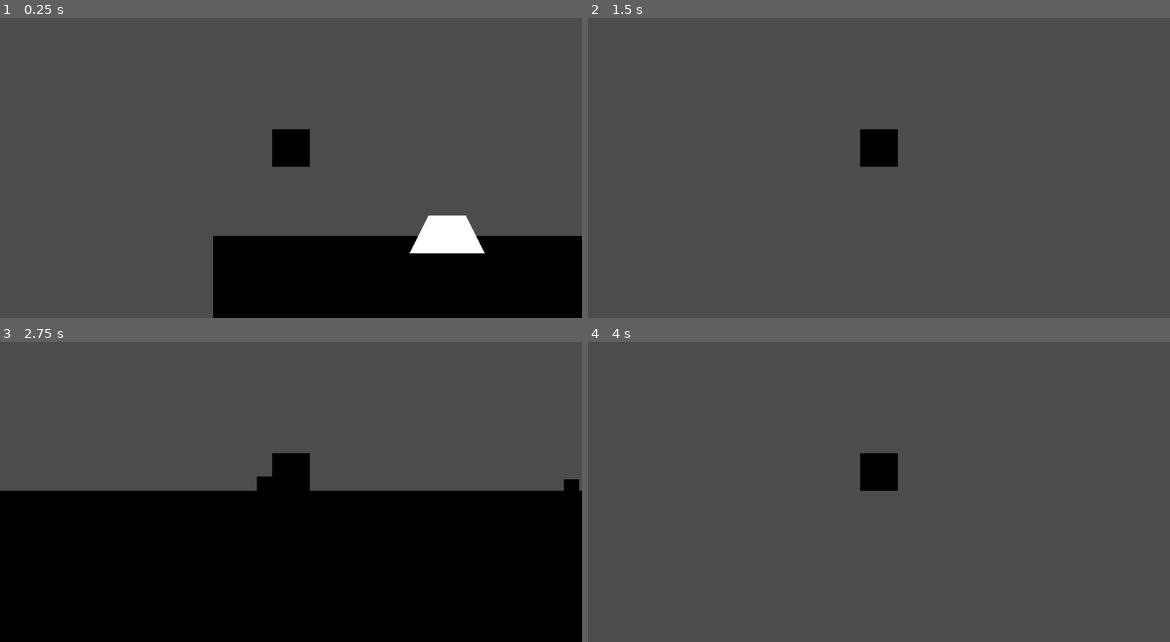
Above: before the commit, frames 1-4 (two rows, left to right).
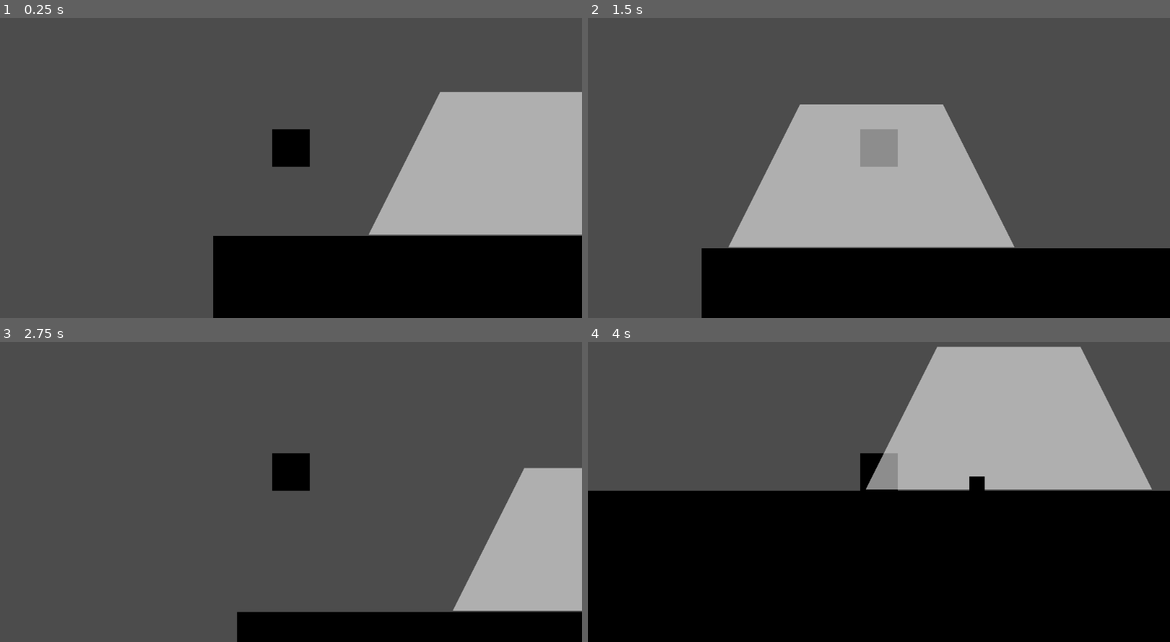
Above: after the commit, the same moments.

Repository: RavenJFelix/Square
Game: Godot game, scene res://testLevel/test.tscn
Same seed, same stepped clock (60 frames per second), same inputs: the game is played once before the commit and once after it. The project has no main scene, so this scene is started directly.
Inputs:
- Up to frame 1 (0.25 s): no input
- Up to frame 2 (1.5 s): hold Right (ui_right) from 0.53 s (still down); tap Up (ui_up) at 0.6, 0.77, 1.07, 1.35 s
- Up to frame 3 (2.75 s): tap Up (ui_up) at 1.52, 1.82, 2.1 s; release Right (ui_right) at 2.03 s; hold Left (ui_left) from 2.03 s (still down)
- Up to frame 4 (4 s): release Left (ui_left) at 2.78 s; hold Right (ui_right) from 2.78 s (still down); tap Up (ui_up) at 2.85, 3.02, 3.32, 3.6, 3.77 s

The runs differ from the first frame. In frame 1, 15% of the frame differs, in the area x 63-100%, y 24-79%; in frame 2, 36%; in frame 3, 45%; in frame 4, 68%, in the area x 0-100%, y 1-100%.

Commit message:
Add slowzoid hinderance capabilities

Diff:
--- a/entity/npc/enemies/slowzoid/slowzoid.gd
+++ b/entity/npc/enemies/slowzoid/slowzoid.gd
@@ -3,7 +3,7 @@
 var moving_right = false
 var motion = Vector2()
 var gravity = 20
-export var speed = 500
+export var speed = 200
 # Declare member variables here. Examples:
 # var a = 2
 # var b = "text"
@@ -13,8 +13,8 @@
 	manager = get_parent()
 
 func handle_state():
-	print(get_position().x)
-	print(manager.get_left_bound())
+	#print(get_position().x)
+	#print(manager.get_left_bound())
 	if get_position().x < manager.get_left_bound():
 		moving_right = true
 	elif get_position().x > manager.get_right_bound():
@@ -27,7 +27,8 @@
 		motion.x = -speed
 
 func ambient_physics():
-	motion.y += gravity
+	#motion.y += gravity
+	pass
 
 func _physics_process(delta):
 	handle_state()
@@ -42,5 +43,6 @@
 	manager.die()
 
 func _on_DeathBox_body_entered(body):
-	if body.has_method("is_player"):
-		die()
+	if body.has_method("is_player") and body.has_method("is_moving_down"):
+		if body.is_moving_down():
+			die()
--- a/entity/npc/enemies/slowzoid/slowzoid.tscn
+++ b/entity/npc/enemies/slowzoid/slowzoid.tscn
@@ -1,11 +1,45 @@
-[gd_scene load_steps=5 format=2]
+[gd_scene load_steps=7 format=2]
 
 [ext_resource path="res://entity/npc/enemies/slowzoid/slowzoid_manager.gd" type="Script" id=1]
 [ext_resource path="res://entity/npc/enemies/slowzoid/slowzoid.gd" type="Script" id=2]
+[ext_resource path="res://map/modifiers/slow-zone/SlowZone.tscn" type="PackedScene" id=3]
 
-[sub_resource type="ConvexPolygonShape2D" id=1]
+[sub_resource type="RectangleShape2D" id=2]
+extents = Vector2( 10, 0.301617 )
 
-[sub_resource type="RectangleShape2D" id=3]
+[sub_resource type="GDScript" id=4]
+script/source = "extends Area2D
+export var slowdown_ratio = 0.5
+# Declare member variables here. Examples:
+# var a = 2
+# var b = \"text\"
+#STORE THE ORIGINAL MULTS IN EACH SLOWABLE ENTITY SO WHEN THEY EXIT NO SHIT HAPPENS
+# Called when the node enters the scene tree for the first time.
+func _ready():
+	pass # Replace with function body.
+
+# Called every frame. 'delta' is the elapsed time since the previous frame.
+#func _process(delta):
+#	pass
+
+
+func _on_SlowZone_body_entered(body):
+	if body.has_method(\"set_speed_mult\"):
+		body.set_speed_mult(slowdown_ratio)
+	if body.has_method(\"suppress_max_jumps\"):
+		body.suppress_max_jumps()
+		print(\"supressing\")
+
+func _on_SlowZone_body_exited(body):
+	if body.has_method(\"set_speed_mult\"):
+		body.set_speed_mult(1.0)
+	if body.has_method(\"restore_max_jumps\"):
+		body.restore_max_jumps()
+		print(\"restoring\")
+"
+
+[sub_resource type="ConvexPolygonShape2D" id=3]
+points = PoolVector2Array( 10.2, -9.95, 19.84, 9.94, -20.27, 10.07, -10.25, -10.16 )
 
 [node name="slowzoidMan" type="Node2D"]
 script = ExtResource( 1 )
@@ -17,23 +51,30 @@
 position = Vector2( 290, 0 )
 
 [node name="slowzoidItself" type="KinematicBody2D" parent="."]
-scale = Vector2( 2.48436, 2.48436 )
+scale = Vector2( 9.45349, 9.45349 )
 script = ExtResource( 2 )
-
-[node name="Collision2D" type="CollisionShape2D" parent="slowzoidItself"]
-scale = Vector2( 1, 1.70843 )
-shape = SubResource( 1 )
-one_way_collision_margin = 0.0
 
 [node name="Polygon2D" type="Polygon2D" parent="slowzoidItself"]
 position = Vector2( 0.82205, -0.607606 )
 scale = Vector2( 0.966447, 0.941714 )
+color = Color( 1, 1, 1, 0.556863 )
 polygon = PoolVector2Array( 9.49659, -9.97372, 19.8438, 11.2641, -21.545, 11.2641, -11.1978, -9.97372 )
 
 [node name="DeathBox" type="Area2D" parent="slowzoidItself"]
 
 [node name="DeathCol" type="CollisionShape2D" parent="slowzoidItself/DeathBox"]
+position = Vector2( 3.2261e-06, -9.3733 )
 rotation = 3.14159
+shape = SubResource( 2 )
+one_way_collision = true
+one_way_collision_margin = 128.0
+
+[node name="SlowZone" parent="slowzoidItself" instance=ExtResource( 3 )]
+script = SubResource( 4 )
+slowdown_ratio = 0.25
+
+[node name="CollisionShape2D" parent="slowzoidItself/SlowZone" index="0"]
 shape = SubResource( 3 )
-one_way_collision = true
 [connection signal="body_entered" from="slowzoidItself/DeathBox" to="slowzoidItself" method="_on_DeathBox_body_entered"]
+
+[editable path="slowzoidItself/SlowZone"]
--- a/entity/pc/player/player.gd
+++ b/entity/pc/player/player.gd
@@ -8,14 +8,33 @@
 var UP = Vector2(0,-1)
 var consecutive_jumps = 0
 export var speed_mult = 1.0
+var jump_buffer = 0
+var in_air = true
 
 # Called when the node enters the scene tree for the first time.
 func _ready():
-
 	pass
 
+func suppress_max_jumps():
+	jump_buffer = max_jumps
+	max_jumps = 1
+	#print("max jumps" + String(max_jumps) + String(jump_buffer))
+func restore_max_jumps():
+	max_jumps = jump_buffer
+
+func get_motion():
+	return motion
 func set_speed_mult(new_speed_mult):
 	speed_mult = new_speed_mult
+
+func is_player():
+	pass
+
+func is_moving_down():
+	if motion.y > 0:
+		return true
+	else:
+		return false
 
 func get_speed_mult():
 	return speed_mult
@@ -28,10 +47,18 @@
 
 #Checks for certain input events and executes code accordingly
 func check_and_exec():
+	print(is_jumpable())
+	print(consecutive_jumps)
 	# Jumping Mechanics
 	if Input.is_action_just_pressed("ui_up") and is_jumpable():
+
 		motion.y = -JUMP_POWER
 		consecutive_jumps += 1
+		set_safe_margin(0.001)
+		in_air = 1
+		set_safe_margin(0.002)
+
+
 
 	# Lateral Motion
 	if Input.is_action_pressed("ui_left"):
@@ -42,7 +69,8 @@
 		motion.x = 0
 
 func is_jumpable():
-	if consecutive_jumps <= max_jumps:
+	if consecutive_jumps < max_jumps:
+		print("JUMP")
 		return true
 	else:
 		return false
@@ -51,7 +79,7 @@
 	consecutive_jumps = jumpnum
 
 func process_state():
-	if is_on_floor():
+	if is_on_floor() and in_air:
 		reset_jumps()
 
 func ambient_physical():
--- a/entity/pc/player/player.tscn
+++ b/entity/pc/player/player.tscn
@@ -6,6 +6,7 @@
 extents = Vector2( 5, 5 )
 
 [node name="KinematicBody2D" type="KinematicBody2D"]
+collision/safe_margin = 0.002
 script = ExtResource( 1 )
 
 [node name="CollisionShape2D" type="CollisionShape2D" parent="."]
--- a/map/modifiers/slow-zone/SlowZone.gd
+++ b/map/modifiers/slow-zone/SlowZone.gd
@@ -16,8 +16,11 @@
 func _on_SlowZone_body_entered(body):
 	if body.has_method("set_speed_mult"):
 		body.set_speed_mult(slowdown_ratio)
-
+	if body.has_method("suppress_max_jumps"):
+		body.suppress_max_jumps()
 
 func _on_SlowZone_body_exited(body):
 	if body.has_method("set_speed_mult"):
 		body.set_speed_mult(1.0)
+	if body.has_method("restore_max_jumps"):
+		body.restore_max_jumps()
--- a/map/modifiers/slow-zone/SlowZone.tscn
+++ b/map/modifiers/slow-zone/SlowZone.tscn
@@ -1,7 +1,6 @@
 [gd_scene load_steps=3 format=2]
 
 [ext_resource path="res://map/modifiers/slow-zone/SlowZone.gd" type="Script" id=1]
-
 
 [sub_resource type="RectangleShape2D" id=1]
 
--- a/testLevel/test.tscn
+++ b/testLevel/test.tscn
@@ -15,7 +15,7 @@
 position = Vector2( 81.4803, -27.7509 )
 
 [node name="slowzoid" parent="." instance=ExtResource( 3 )]
-position = Vector2( 412.533, 86.61 )
+position = Vector2( 422.789, 32.5277 )
 
 [node name="SlowZone" parent="." instance=ExtResource( 4 )]
 position = Vector2( 864.124, -25.7563 )
